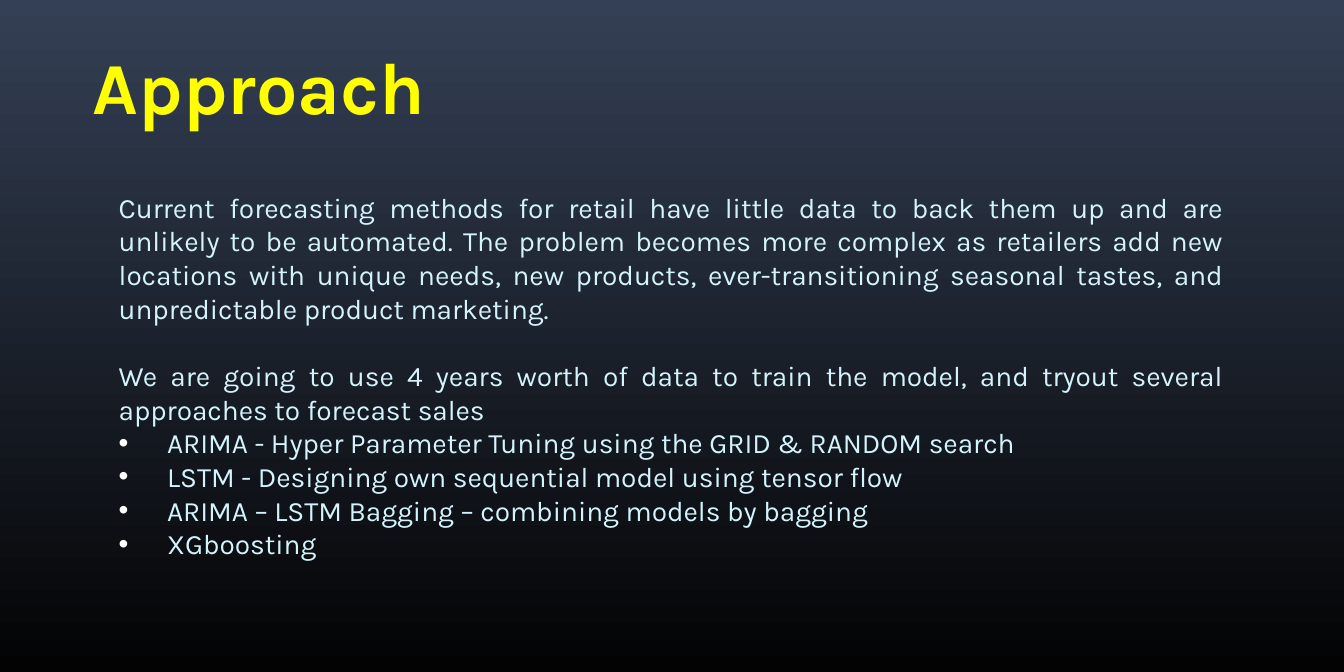
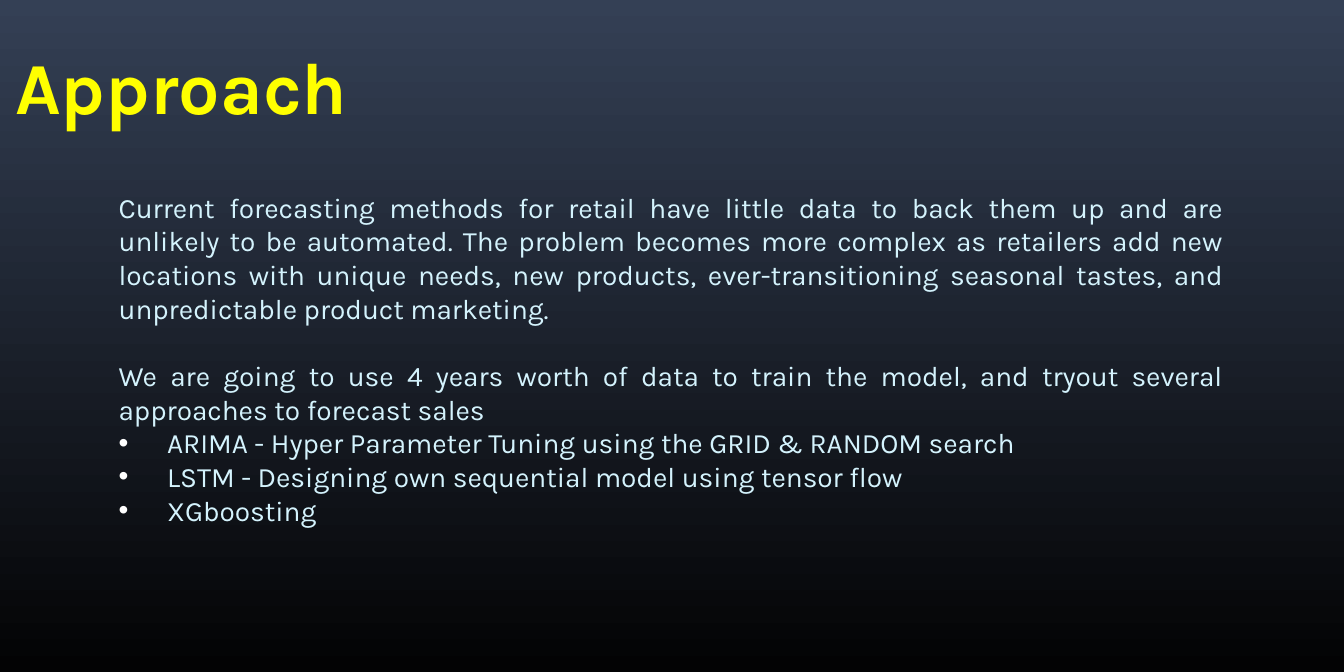
Before and after one commit to SriNithin965/project-4-2, a slide deck: slide 7 of ppts/Sales_Forecasting_Abstract_B4.pptx. Drawn at 1344x672 pixels with LibreOffice and Linux fonts; fonts in the diff are those of the drawing. Boxes give left, top, right and bottom in pixels: in the first picture for what was removed or moved away, otherwise in the second. Text is boxed around its words. In the diff, an @@ line names an element or a change of style, - is before the commit and + after.

```diff
--- a/ppts/Sales_Forecasting_Abstract_B4.pptx
+++ b/ppts/Sales_Forecasting_Abstract_B4.pptx
@@ text "Approach" at [15,63,347,131]: indent changed @@
@@ text at [167,501,868,528]: paragraph removed @@
-• ARIMA – LSTM Bagging – combining models by bagging
```
Also in this commit, not shown: 6 other slides changed, 1 other file.
